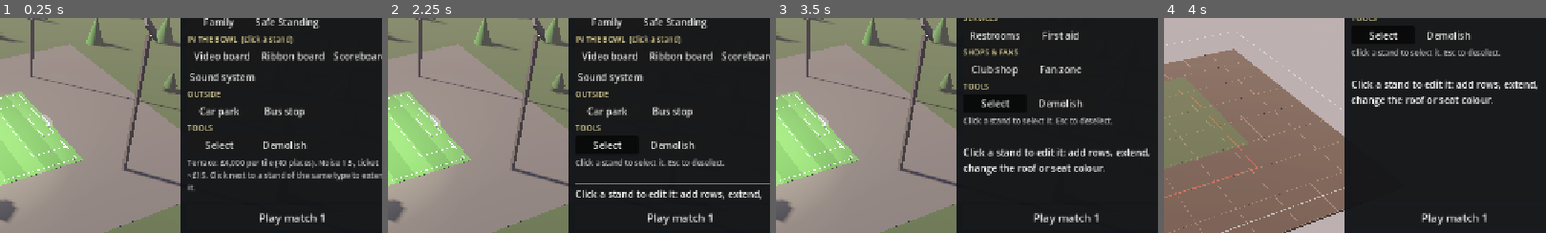
Above: before the commit, frames 1-4 (left to right).
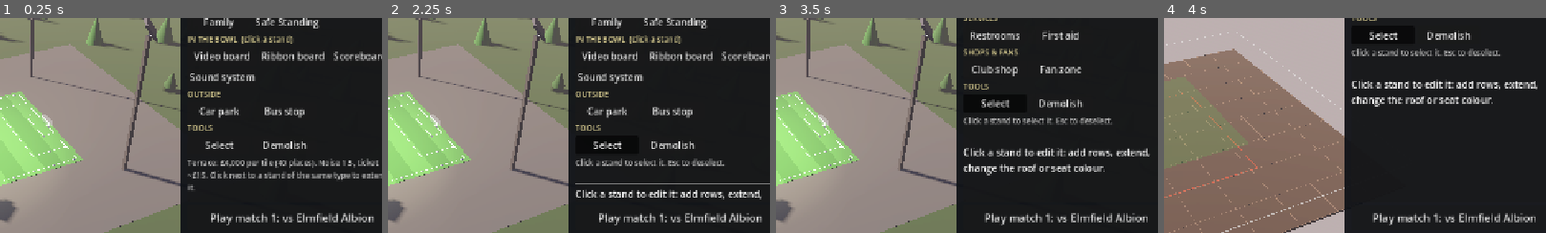
Above: after the commit, the same moments.

Repository: jbaxmeyer-personal/stadium-builder
Game: Godot game, scene res://view/main.tscn
The game is run twice, just before and just after one commit, with the same random seed, the same clock (stepped at 60 frames per second) and the same inputs.
Inputs:
- Up to frame 1 (0.25 s): no input
- Up to frame 2 (2.25 s): click "Play match 1" (after the commit: "Play match 1: vs Elmfield Alb…") at 0.5 s; click "Play match 1" (after the commit: "Play match 1: vs Elmfield Alb…") at 1.25 s; click "Stadium" at 2 s
- Up to frame 3 (3.5 s): click "Concourse" at 2.75 s
- Up to frame 4 (4 s): click "Underground" at 3.5 s
The pictures show only the part of the screen within x 48-98%, y 19-69%; the shares and areas given below are measured in that part.

The runs differ from the first frame. In frame 1, 1.0% of the frame differs, in the area x 55-98%, y 90-97%; in frame 2, 1.0%; in frame 3, 1.0%; in frame 4, 1.0%.

Commit message:
Matchday moment: opponents, scorelines, night games, score banner
Sim
- Opponent names (data/opponents.json), no repeats within a season, from
  their own RNG so match seeds are unchanged
- Evening kick-offs: big matches and every 3rd match (tuning)
- Scorelines consistent with the result, drawn after the result roll
- Saved games keep evening flags; 2 new tests (74 total)

View
- Playing a match shows a banner: club vs opponent, score, crowd, takings,
  fan growth, and a noise meter that fills to the atmosphere
- Camera sweeps round the ground; evening games switch to night (dark sky,
  floodlights up full); Back to building (or any build click) restores the
  daylight and the camera
- Play button names the next opponent and flags big / night games

Co-Authored-By: Claude Opus 5.5 <noreply@anthropic.com>
Claude-Session: https://claude.ai/code/session_019GL9DZKUN4T6LdW8KYydwH

Diff:
--- /dev/null
+++ b/data/opponents.json
@@ -0,0 +1,28 @@
+{
+  "names": [
+    "Harbour Rovers",
+    "Millbrook Town",
+    "Ashford Athletic",
+    "Coldwater City",
+    "Redcliffe United",
+    "Northgate Wanderers",
+    "Stonebridge FC",
+    "Elmfield Albion",
+    "Westmere Town",
+    "Kingsport Rangers",
+    "Oakhurst United",
+    "Bramley Vale",
+    "Saltmarsh Athletic",
+    "Thornbury City",
+    "Granite Bay",
+    "Hollowell Town",
+    "Fenwick Rovers",
+    "Castleford Park",
+    "Ironhill United",
+    "Larkspur FC",
+    "Blackwater Athletic",
+    "Silverdale Town",
+    "Marston Forge",
+    "Riverbend City"
+  ]
+}
--- a/data/tuning.json
+++ b/data/tuning.json
@@ -73,7 +73,8 @@
       4,
       9
     ],
-    "demolish_refund_fraction": 0.5
+    "demolish_refund_fraction": 0.5,
+    "evening_every": 3
   },
   "fans": {
     "growth_base": 0.025,
--- a/sim/fixture.gd
+++ b/sim/fixture.gd
@@ -4,6 +4,7 @@
 
 var opponent: String = "Opponent"
 var big: bool = false
+var evening: bool = false   # kick-off under the floodlights
 
 
 static func make(p_opponent: String, p_big := false) -> Fixture:
--- a/sim/matchday_report.gd
+++ b/sim/matchday_report.gd
@@ -23,6 +23,9 @@
 var probabilities: Dictionary = {}       # win / draw / loss
 var roll: float
 var result: String
+var home_goals: int
+var away_goals: int
+var evening: bool
 
 var facilities: Array[Dictionary] = []   # per-facility queue results
 var halftime: Dictionary = {}            # kind -> {wanting, served, lost, unreachable}
@@ -51,6 +54,7 @@
 		"attendance": attendance, "capacity": capacity,
 		"atmosphere": atmosphere, "home_advantage": home_advantage,
 		"probabilities": probabilities, "roll": roll, "result": result,
+		"home_goals": home_goals, "away_goals": away_goals, "evening": evening,
 		"facilities": facilities, "halftime": halftime,
 		"revenue": revenue, "lost_food_sales": lost_food_sales, "costs": costs, "net": net,
 		"mood_before": mood_before, "mood_change": mood_change, "mood_after": mood_after,
@@ -81,7 +85,7 @@
 				r.demand = d[key]
 				for k in r.demand:
 					r.demand[k] = int(r.demand[k])
-			"seed", "attendance", "capacity", "transport_turned_away": r.set(key, int(d[key]))
+			"seed", "attendance", "capacity", "transport_turned_away", "home_goals", "away_goals": r.set(key, int(d[key]))
 			"layout_facilities": r.layout_facilities.assign(d[key])
 			_: r.set(key, d[key])
 	return r
@@ -106,6 +110,7 @@
 	if transport_turned_away > 0:
 		lines.append("TRANSPORT  only %d could get here; %d turned away" % [transport_capacity, transport_turned_away])
 	lines.append("ATMOSPHERE  %.1f / 100 (incl. +%.1f from screens/sound)   home advantage +%.3f" % [atmosphere, atmosphere_bonus, home_advantage])
+	lines.append("SCORE  %d - %d%s" % [home_goals, away_goals, "   (evening kick-off)" if evening else ""])
 	lines.append("RESULT  %s   (P win %.2f / draw %.2f / loss %.2f, roll %.3f)" % [
 		result, probabilities["win"], probabilities["draw"], probabilities["loss"], roll])
 	lines.append("")
--- a/sim/matchday_sim.gd
+++ b/sim/matchday_sim.gd
@@ -42,6 +42,10 @@
 	r.probabilities = result_probabilities(config, r.home_advantage)
 	r.roll = rng.randf()
 	r.result = pick_result(r.probabilities, r.roll)
+	var score := scoreline(r.result, rng)  # rng draws #3-#4: after the result, so nothing earlier changes
+	r.home_goals = score.x
+	r.away_goals = score.y
+	r.evening = fixture.evening
 
 	# 4. Halftime rush
 	var ht := simulate_halftime(config, layout, r.stands)
@@ -151,6 +155,16 @@
 	var win := config.num("result/base_win") + home_adv
 	var loss: float = max(0.0, config.num("result/base_loss") - home_adv)
 	return { "win": win, "draw": 1.0 - win - loss, "loss": loss }
+
+
+## A believable scoreline for a result.
+static func scoreline(result: String, rng: RandomNumberGenerator) -> Vector2i:
+	var low: int = [0, 0, 0, 1, 1, 2][rng.randi_range(0, 5)]
+	var margin: int = [1, 1, 1, 2, 2, 3][rng.randi_range(0, 5)]
+	match result:
+		"W": return Vector2i(low + margin, low)
+		"L": return Vector2i(low, low + margin)
+	return Vector2i(low, low)
 
 
 static func pick_result(p: Dictionary, roll: float) -> String:
--- a/sim/season.gd
+++ b/sim/season.gd
@@ -47,9 +47,19 @@
 	fixtures.clear()
 	match_seeds.clear()
 	var big: Array = config.value("season/big_match_numbers")
+	# Opponents and kick-off times come from their own RNG so they don't
+	# change the match seeds.
+	var names := RandomNumberGenerator.new()
+	names.seed = seed * 7919 + season_number
+	var pool := config.opponents.duplicate()
 	for i in config.integer("season/matches"):
 		var number := i + 1
-		fixtures.append(Fixture.make("Match %d" % number, big.has(float(number)) or big.has(number)))
+		var opponent := "Match %d" % number
+		if not pool.is_empty():
+			opponent = pool.pop_at(names.randi_range(0, pool.size() - 1))
+		var fx := Fixture.make(opponent, big.has(float(number)) or big.has(number))
+		fx.evening = fx.big or number % config.integer("season/evening_every") == 0
+		fixtures.append(fx)
 		match_seeds.append(_rng.randi())
 
 
@@ -277,7 +287,7 @@
 func to_save() -> Dictionary:
 	var fx := []
 	for f in fixtures:
-		fx.append({ "opponent": f.opponent, "big": f.big })
+		fx.append({ "opponent": f.opponent, "big": f.big, "evening": f.evening })
 	var played := []
 	for r in reports:
 		played.append(r.to_dict())
@@ -304,7 +314,9 @@
 	s._rng.seed = s.seed
 	s._rng.state = int(d["rng_state"])
 	for f in d["fixtures"]:
-		s.fixtures.append(Fixture.make(f["opponent"], bool(f["big"])))
+		var fx := Fixture.make(f["opponent"], bool(f["big"]))
+		fx.evening = bool(f.get("evening", false))
+		s.fixtures.append(fx)
 	for m in d["match_seeds"]:
 		s.match_seeds.append(int(m))
 	for r in d["reports"]:
--- a/sim/sim_config.gd
+++ b/sim/sim_config.gd
@@ -8,6 +8,7 @@
 var tuning: Dictionary = {}
 var stand_types: Dictionary = {}     # id -> StandType
 var facility_types: Dictionary = {}  # id -> FacilityType
+var opponents: Array = []           # opponent club names
 
 
 static func load_default() -> SimConfig:
@@ -23,6 +24,8 @@
 	var facilities: Dictionary = read_json(dir.path_join("facility_types.json"))
 	for id in facilities:
 		cfg.facility_types[id] = FacilityType.from_dict(id, facilities[id])
+	if FileAccess.file_exists(dir.path_join("opponents.json")):
+		cfg.opponents = read_json(dir.path_join("opponents.json"))["names"]
 	return cfg
 
 
--- a/tests/test_matchday.gd
+++ b/tests/test_matchday.gd
@@ -94,3 +94,13 @@
 	var losing := ClubState.create(config)
 	losing.recent_results.assign(["L", "L", "L", "L", "L"])
 	assert_gt(_run(l, 1, winning).demand["seated"], _run(l, 1, losing).demand["seated"])
+
+
+func test_scoreline_matches_result() -> void:
+	var l := Layout.load_json("res://data/layouts/seated_bowl.json", config)
+	for seed in range(1, 40):
+		var r := _run(l, seed)
+		match r.result:
+			"W": assert_gt(r.home_goals, r.away_goals)
+			"L": assert_lt(r.home_goals, r.away_goals)
+			_: assert_eq(r.home_goals, r.away_goals)
--- a/tests/test_season.gd
+++ b/tests/test_season.gd
@@ -255,3 +255,18 @@
 	l.facilities.remove_at(1)
 	var r2 := MatchdaySim.run(config, l, c, Fixture.make("X"), 1)
 	assert_gt(r2.facilities[0]["round_trip_min"], r.facilities[0]["round_trip_min"], "upper fans climb down: longer walk")
+
+
+func test_fixtures_have_named_opponents_and_evening_games() -> void:
+	var s := _season(SB, 9)
+	var names := {}
+	var evenings := 0
+	for f in s.fixtures:
+		names[f.opponent] = true
+		if f.evening:
+			evenings += 1
+		if f.big:
+			assert_true(f.evening, "big matches are under the lights")
+	assert_eq(names.size(), s.fixtures.size(), "no repeat opponents in a season")
+	assert_gt(evenings, 0)
+	assert_eq_deep(_season(SB, 9).fixtures.map(func(f): return f.opponent), s.fixtures.map(func(f): return f.opponent))
--- a/view/main.gd
+++ b/view/main.gd
@@ -33,6 +33,16 @@
 var report_box: RichTextLabel
 var renderer: StadiumRenderer
 var camera: Camera3D
+var env: Environment
+var sky_mat: ProceduralSkyMaterial
+var sun: DirectionalLight3D
+var md_panel: PanelContainer
+var md_title: Label
+var md_score: Label
+var md_info: Label
+var md_noise: ProgressBar
+var md_tween: Tween
+var md_saved_cam := {}
 var _world_sig := 0
 
 
@@ -71,8 +81,8 @@
 # --- World ------------------------------------------------------------------
 
 func _build_world() -> void:
-	var env := Environment.new()
-	var sky_mat := ProceduralSkyMaterial.new()
+	env = Environment.new()
+	sky_mat = ProceduralSkyMaterial.new()
 	sky_mat.sky_top_color = Color(0.16, 0.24, 0.45)
 	sky_mat.sky_horizon_color = Color(0.85, 0.62, 0.45)
 	sky_mat.ground_horizon_color = Color(0.35, 0.33, 0.3)
@@ -96,7 +106,7 @@
 	we.environment = env
 	add_child(we)
 
-	var sun := DirectionalLight3D.new()
+	sun = DirectionalLight3D.new()
 	sun.rotation_degrees = Vector3(-28, -140, 0)
 	sun.light_color = Color(1.0, 0.86, 0.7)
 	sun.light_energy = 1.1
@@ -265,11 +275,116 @@
 	view_row.add_child(details)
 	panel.add_child(view_row)
 
+	_build_matchday_overlay(canvas)
+
 	report_box = RichTextLabel.new()
 	report_box.bbcode_enabled = true
 	report_box.size_flags_vertical = Control.SIZE_EXPAND_FILL
 	report_box.scroll_following = false
 	panel.add_child(report_box)
+
+
+# --- Matchday moment ------------------------------------------------------
+
+func _build_matchday_overlay(canvas: CanvasLayer) -> void:
+	md_panel = PanelContainer.new()
+	var sb := StyleBoxFlat.new()
+	sb.bg_color = Color(0.03, 0.04, 0.06, 0.88)
+	sb.set_corner_radius_all(10)
+	sb.set_content_margin_all(16)
+	md_panel.add_theme_stylebox_override("panel", sb)
+	md_panel.position = Vector2(PANEL_X / 2.0 - 280, 130)
+	md_panel.custom_minimum_size = Vector2(560, 0)
+	md_panel.visible = false
+	var v := VBoxContainer.new()
+	v.add_theme_constant_override("separation", 6)
+	md_panel.add_child(v)
+	md_title = Label.new()
+	md_title.horizontal_alignment = HORIZONTAL_ALIGNMENT_CENTER
+	md_title.add_theme_font_size_override("font_size", 16)
+	md_title.add_theme_color_override("font_color", Color(0.75, 0.75, 0.8))
+	v.add_child(md_title)
+	md_score = Label.new()
+	md_score.horizontal_alignment = HORIZONTAL_ALIGNMENT_CENTER
+	md_score.add_theme_font_size_override("font_size", 30)
+	v.add_child(md_score)
+	md_info = Label.new()
+	md_info.horizontal_alignment = HORIZONTAL_ALIGNMENT_CENTER
+	md_info.add_theme_font_size_override("font_size", 15)
+	v.add_child(md_info)
+	var nrow := HBoxContainer.new()
+	var nl := Label.new()
+	nl.text = "NOISE"
+	nl.add_theme_color_override("font_color", Color(0.9, 0.85, 0.6))
+	nrow.add_child(nl)
+	md_noise = ProgressBar.new()
+	md_noise.custom_minimum_size = Vector2(440, 22)
+	md_noise.max_value = 100
+	md_noise.show_percentage = false
+	var fill := StyleBoxFlat.new()
+	fill.bg_color = Color(1.0, 0.55, 0.15)
+	fill.set_corner_radius_all(4)
+	md_noise.add_theme_stylebox_override("fill", fill)
+	nrow.add_child(md_noise)
+	v.add_child(nrow)
+	var ok := Button.new()
+	ok.text = "Back to building"
+	ok.pressed.connect(_matchday_end)
+	v.add_child(ok)
+	canvas.add_child(md_panel)
+
+
+func _matchday_show(r: MatchdayReport) -> void:
+	var c := game.club
+	md_title.text = "%s%s  ·  Season %d" % ["BIG MATCH  ·  " if r.big_match else "", "Evening kick-off" if r.evening else "Afternoon kick-off", game.season_number]
+	md_score.text = "%s  %d – %d  %s" % [c.club_name.to_upper(), r.home_goals, r.away_goals, r.opponent.to_upper()]
+	md_score.add_theme_color_override("font_color", { "W": Color(0.55, 1.0, 0.55), "D": Color(1, 1, 1), "L": Color(1.0, 0.55, 0.5) }[r.result])
+	md_info.text = "%s  ·  crowd %s  ·  takings %s  ·  fans %+.1f%%" % [
+		{ "W": "WIN!", "D": "Draw", "L": "Defeat" }[r.result], _n(r.attendance), Season.money(r.revenue["total"]), 100.0 * r.fanbase_growth["total"]]
+	md_noise.value = 0
+	md_panel.visible = true
+	_set_night(r.evening)
+	if md_saved_cam.is_empty():
+		md_saved_cam = { "yaw": camera.yaw, "pitch": camera.pitch, "distance": camera.distance, "target": camera.target }
+	if md_tween:
+		md_tween.kill()
+	md_tween = create_tween().set_parallel(true)
+	md_tween.tween_property(md_noise, "value", r.atmosphere, 2.0).set_trans(Tween.TRANS_QUAD).set_ease(Tween.EASE_OUT)
+	camera.target = Vector3(config.integer("plot/width") / 2.0, 0, config.integer("plot/height") / 2.0)
+	camera.pitch = deg_to_rad(-24.0)
+	camera.distance = 48.0
+	md_tween.tween_method(_sweep, camera.yaw, camera.yaw + deg_to_rad(100.0), 7.0)
+
+
+func _sweep(yaw: float) -> void:
+	camera.yaw = yaw
+	camera._apply()
+
+
+func _matchday_end() -> void:
+	if md_tween:
+		md_tween.kill()
+	md_panel.visible = false
+	_set_night(false)
+	if not md_saved_cam.is_empty():
+		camera.yaw = md_saved_cam["yaw"]
+		camera.pitch = md_saved_cam["pitch"]
+		camera.distance = md_saved_cam["distance"]
+		camera.target = md_saved_cam["target"]
+		camera._apply()
+		md_saved_cam = {}
+
+
+func _set_night(on: bool) -> void:
+	sky_mat.sky_top_color = Color(0.02, 0.03, 0.08) if on else Color(0.16, 0.24, 0.45)
+	sky_mat.sky_horizon_color = Color(0.12, 0.1, 0.18) if on else Color(0.85, 0.62, 0.45)
+	sky_mat.ground_horizon_color = Color(0.05, 0.05, 0.06) if on else Color(0.35, 0.33, 0.3)
+	sun.light_energy = 0.08 if on else 1.1
+	env.ambient_light_energy = 0.25 if on else 0.6
+	env.glow_intensity = 1.0 if on else 0.6
+	env.fog_light_color = Color(0.02, 0.02, 0.04) if on else Color(0.6, 0.55, 0.55)
+	env.background_energy_multiplier = 0.35 if on else 1.0
+	renderer.set_night(on)
 
 
 func _build_tab() -> Control:
@@ -627,6 +742,7 @@
 
 
 func _on_play() -> void:
+	_matchday_end()
 	if game.is_over():
 		game.start_next_season()
 		last_report = null
@@ -640,10 +756,13 @@
 	last_report = game.play_next()
 	_autosave()
 	_say("")
+	_matchday_show(last_report)
 	_refresh()
 
 
 func _click(tile: Vector2i) -> void:
+	if md_panel.visible:
+		_matchday_end()
 	var stand_tiles := game.layout.stand_tile_map()
 	var concourse := game.layout.concourse_tile_map(config)
 	if config.facility_types.has(tool):
@@ -932,7 +1051,7 @@
 	if game.is_over():
 		play_button.text = "Start season %d" % (game.season_number + 1)
 	else:
-		play_button.text = "Play match %d%s" % [game.next_match_number(), "  (BIG MATCH!)" if fx.big else ""]
+		play_button.text = "Play match %d: vs %s%s" % [game.next_match_number(), fx.opponent, "  (BIG!)" if fx.big else (" (night)" if fx.evening else "")]
 	report_box.text = _report_text()
 	_sync_world()
 	_autosave()  # cheap; keeps every build and setting safe
@@ -1067,7 +1186,7 @@
 		return "[code]" + r.to_text().replace("[", "[lb]") + "[/code]"
 	var res := { "W": "[color=#8fe88f][b]WIN![/b][/color]", "D": "[b]DRAW[/b]", "L": "[color=#ff8a80][b]LOSS[/b][/color]" }
 	var lines := PackedStringArray()
-	lines.append("%s  %s%s" % [res[r.result], r.opponent, "  (big match)" if r.big_match else ""])
+	lines.append("%s  %d–%d vs %s%s" % [res[r.result], r.home_goals, r.away_goals, r.opponent, "  (big match)" if r.big_match else ""])
 	lines.append("Crowd [b]%s[/b] / %s" % [_n(r.attendance), _n(r.capacity)])
 	lines.append("Atmosphere [b]%d[/b] %s" % [roundi(r.atmosphere), "▮".repeat(roundi(r.atmosphere / 10.0))])
 	lines.append("Takings [b]%s[/b]  (costs %s incl. utilities %s)" % [Season.money(r.revenue["total"]), Season.money(r.costs["total"]), Season.money(r.costs.get("utilities", 0.0))])
--- a/view/stadium_renderer.gd
+++ b/view/stadium_renderer.gd
@@ -40,6 +40,7 @@
 var _outside: Node3D
 var _under: Node3D        # underground floor + items
 var _markers: Node3D      # surface entrances of underground items
+var _spots: Array[SpotLight3D] = []
 var layer := "stadium"
 var level := 0
 var _levels := {}         # level -> Node3D (concourse paving/decks + items on that level)
@@ -268,6 +269,7 @@
 		glow.material_override = lamp
 		head.add_child(glow)
 		var spot := SpotLight3D.new()
+		_spots.append(spot)
 		spot.light_color = Color(1.0, 0.96, 0.88)
 		spot.light_energy = 3.0
 		spot.spot_range = 60.0
@@ -390,6 +392,13 @@
 			sum += deck_y(s, lv)
 			n += 1
 	return sum / n if n > 0 else 0.0
+
+
+## Floodlights up full for night games.
+func set_night(on: bool) -> void:
+	for s in _spots:
+		s.light_energy = 14.0 if on else 3.0
+		s.spot_range = 75.0 if on else 60.0
 
 
 func set_layer(name: String, lv := 0) -> void:
Not shown, changed: ROADMAP.md
